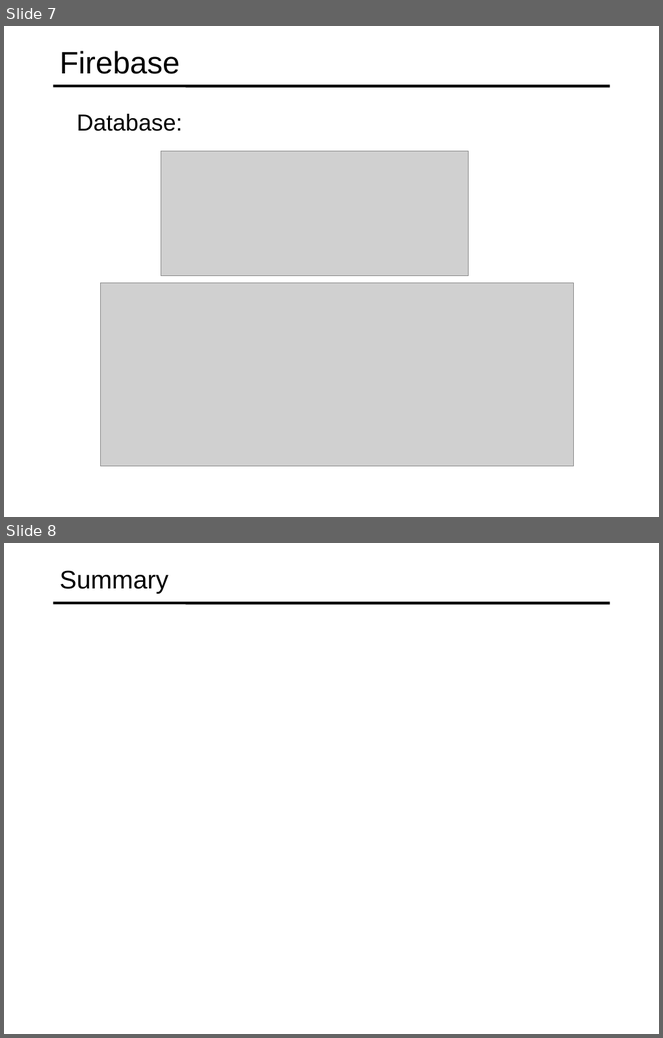
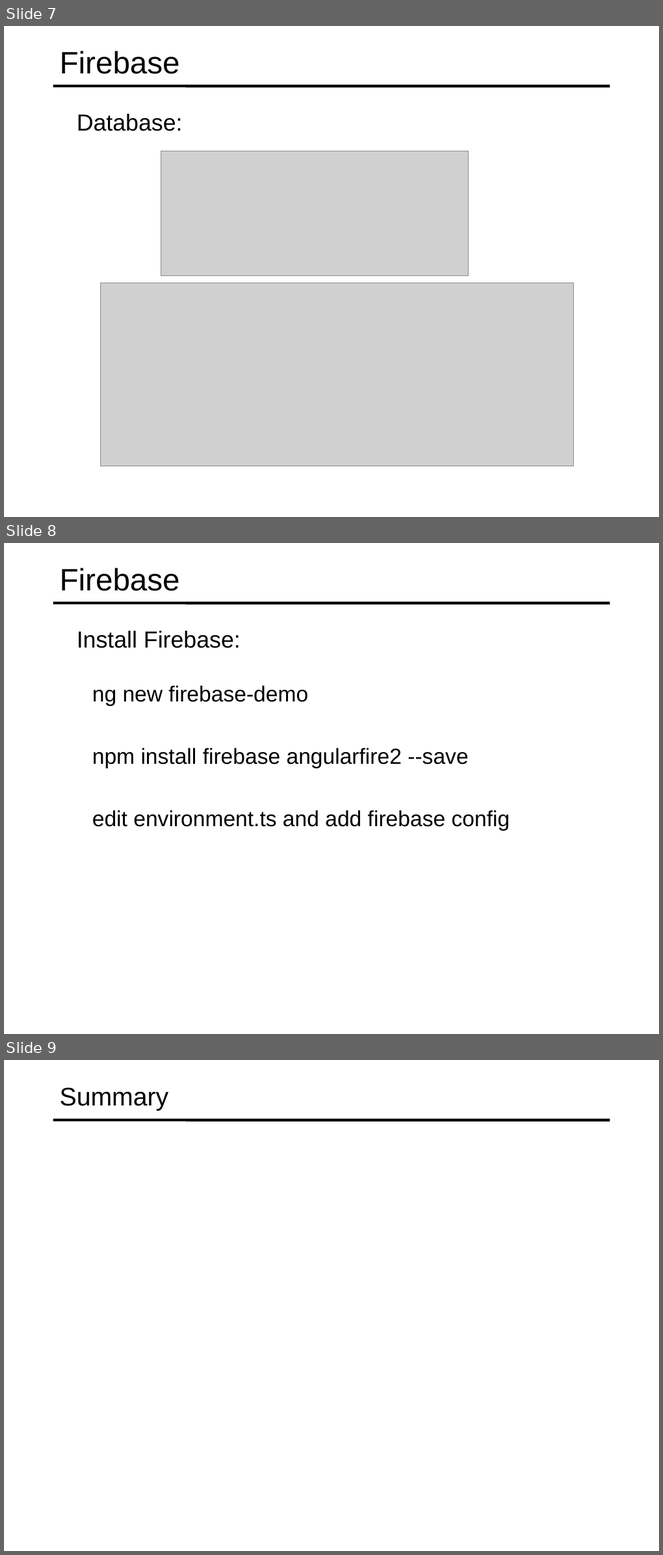
Before and after one commit to specter01wj/Jago_Link_Training, a slide deck: Angular/Angular7/Angular Advanced Course/Essentials/11.Building Real-time Server-less Apps with Firebase/L11_Building Real-time Server-less Apps with Firebase.ppt. Shown one above the other, each under a label of ours: slides 7 and 8 before the commit, slides 7, 8 and 9 after it. The pictures are 663x1038 and 663x1555 pixels, drawn with LibreOffice and Linux fonts; fonts in the diff are those of the drawing; grey boxes stand for pictures. Boxes give left, top, right and bottom in pixels: in the first picture for what was removed or moved away, otherwise in the second. Text is boxed around its words. In the diff, an @@ line names an element or a change of style, - is before the commit and + after.

Commit message:
10/15/2019 v1

```diff
--- a/Angular/Angular7/Angular Advanced Course/Essentials/11.Building Real-time Server-less Apps with Firebase/L11_Building Real-time Server-less Apps with Firebase.ppt
+++ b/Angular/Angular7/Angular Advanced Course/Essentials/11.Building Real-time Server-less Apps with Firebase/L11_Building Real-time Server-less Apps with Firebase.ppt
@@ slide 8 added at <box>4,543,659,1034</box>, background #FFFFFF; not listed: 1 template element that a slide beside it also shows @@
@@ title added at <box>60,568,180,591</box>, 34 pt, text #000000 @@
+Firebase
@@ text added at <box>77,631,241,648</box>, 25.5 pt, text #000000 @@
+  Install Firebase:
@@ text added at <box>92,685,308,706</box>, 24 pt, text #000000 @@
+  ng new firebase-demo
@@ text added at <box>92,748,468,769</box>, 24 pt, text #000000 @@
+  npm install firebase angularfire2 --save
@@ text added at <box>92,810,510,831</box>, 24 pt, text #000000 @@
+  edit environment.ts and add firebase config
@@ what was slide 8 is now slide 9 @@
```
